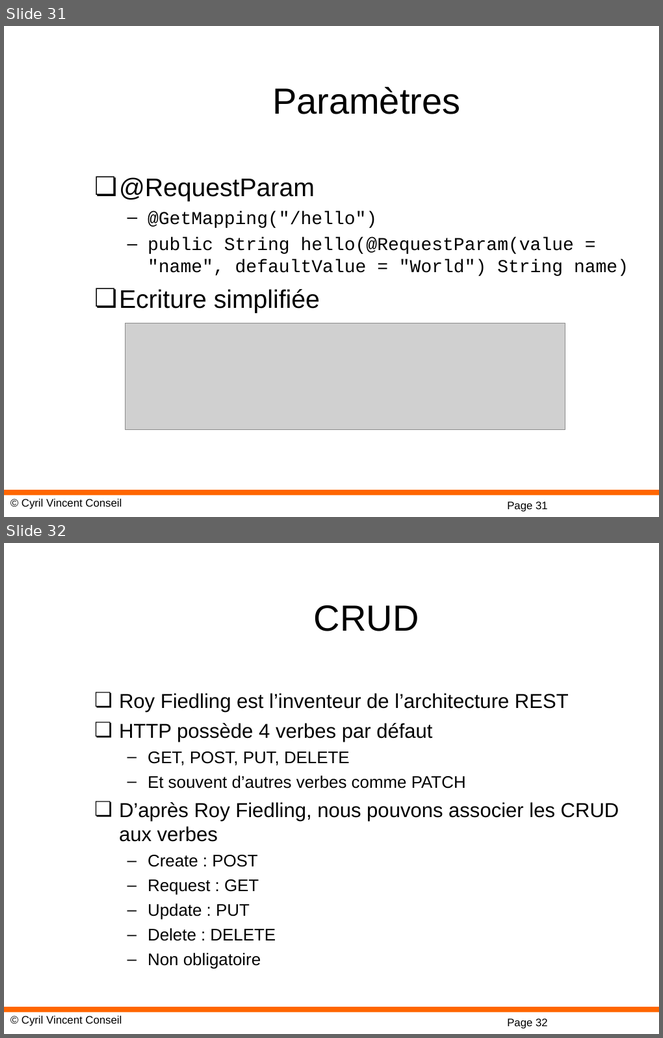
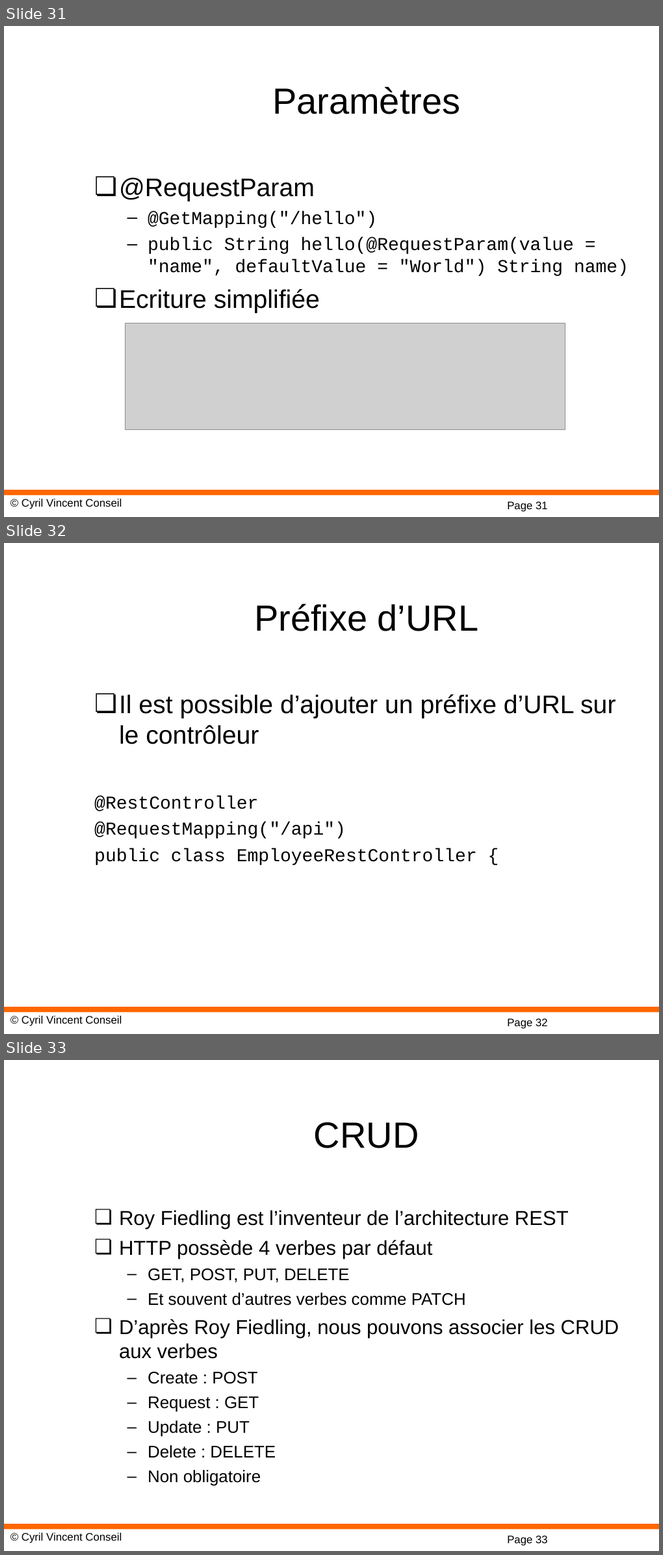
Before and after one commit to cyrilvincent/spring, a slide deck: ppt/08-SpringRest.ppt. Shown one above the other, each under a label of ours: slides 31 and 32 before the commit, slides 31, 32 and 33 after it. The pictures are 663x1038 and 663x1555 pixels, drawn with LibreOffice and Linux fonts; fonts in the diff are those of the drawing; grey boxes stand for pictures; background and template pictures are left out. Boxes give left, top, right and bottom in pixels: in the first picture for what was removed or moved away, otherwise in the second. Text is boxed around its words. In the diff, an @@ line names an element or a change of style, - is before the commit and + after.

```diff
--- a/ppt/08-SpringRest.ppt
+++ b/ppt/08-SpringRest.ppt
@@ slide 32 added at (4, 543, 659, 1034), background #FFFFFF; not listed: 3 template elements that a slide beside it also shows @@
@@ title added at (254, 603, 478, 631), 40 pt, text #000000 @@
+Préfixe d’URL
@@ text added at (94, 694, 616, 865), 20 pt, text #000000 @@
+❏ Il est possible d’ajouter un préfixe d’URL sur le contrôleur
+@RestController
+@RequestMapping("/api")
+public class EmployeeRestController {
@@ what was slide 32 is now slide 33 @@
@@ page number at (507, 1536, 548, 1546): text changed @@
-Page 32
+Page 33
```
Also in this commit, not shown: 1 slide changed, 1 other slide added, 19 other files.
